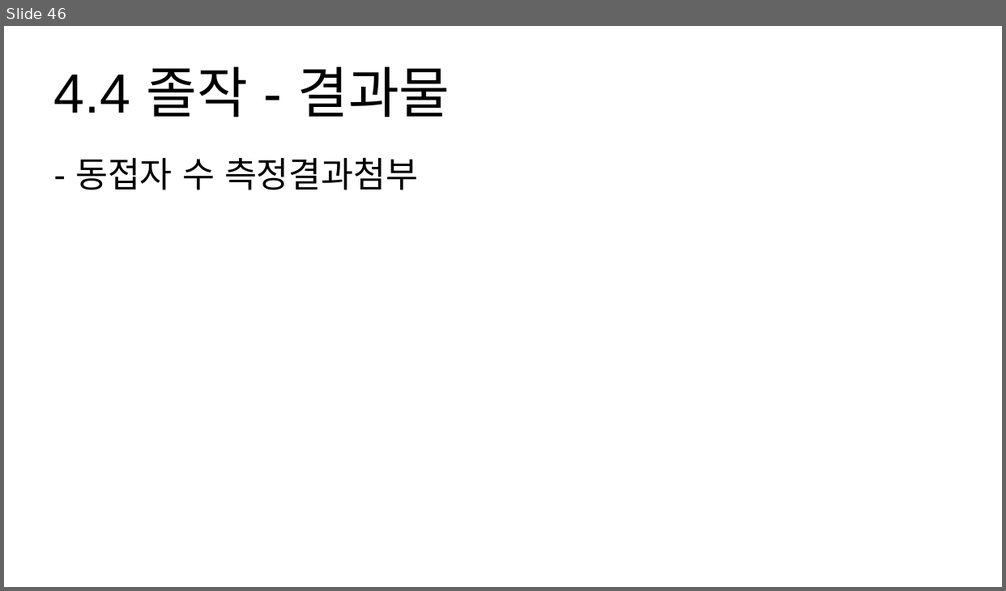
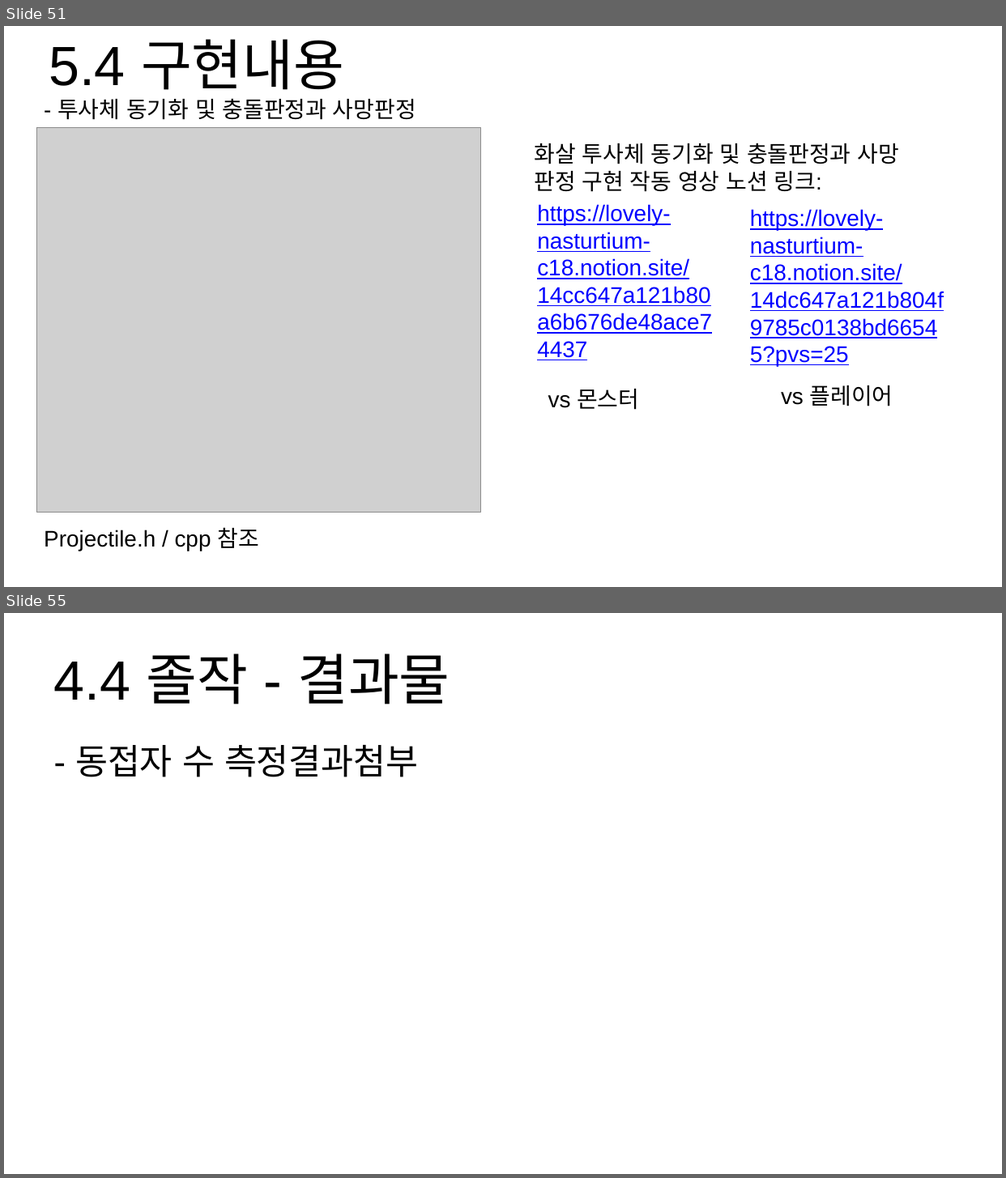
Before and after one commit to hypernagox/FYP_Evergreen, a slide deck: 포트폴리오/서버_최재혁/포트폴리오.pptx. Shown one above the other, each under a label of ours: slide 46 before the commit, slides 51 and 55 after it; the slides between them are not shown. The pictures are 1006x591 and 1006x1178 pixels, drawn with LibreOffice and Linux fonts; fonts in the diff are those of the drawing; grey boxes stand for pictures. Boxes give left, top, right and bottom in pixels: in the first picture for what was removed or moved away, otherwise in the second. Text is boxed around its words. In the diff, an @@ line names an element or a change of style, - is before the commit and + after.

```diff
--- a/포트폴리오/서버_최재혁/포트폴리오.pptx
+++ b/포트폴리오/서버_최재혁/포트폴리오.pptx
@@ slide 51 added at bbox=[4, 26, 1002, 587], background #FFFFFF @@
@@ title added at bbox=[49, 39, 344, 99], 44 pt, text #000000 @@
+5.4 구현내용
@@ text added at bbox=[57, 98, 416, 120], 18 pt, text #000000 @@
+- 투사체 동기화 및 충돌판정과 사망판정
@@ picture added at bbox=[37, 127, 481, 512] @@
@@ text added at bbox=[535, 143, 898, 192], 18 pt, text #000000 @@
+화살 투사체 동기화 및 충돌판정과 사망 판정 구현 작동 영상 노션 링크:
@@ text added at bbox=[537, 204, 689, 280], 18 pt, text #0000FF, underline @@
+https://lovely-nasturtium-c18.notion.site/14cc647a121b80a6b676de48ace74437
@@ text added at bbox=[750, 209, 902, 366], 18 pt, text #0000FF, underline @@
+https://lovely-nasturtium-c18.notion.site/14dc647a121b804f9785c0138bd66545?pvs=25
@@ text added at bbox=[548, 389, 639, 410], 18 pt, text #000000 @@
+vs 몬스터
@@ text added at bbox=[781, 386, 893, 407], 18 pt, text #000000 @@
+vs 플레이어
@@ text added at bbox=[44, 527, 258, 551], 18 pt, text #000000 @@
+Projectile.h / cpp 참조
@@ what was slide 46 is now slide 55 @@
```
Also in this commit, not shown: 2 slides changed, 8 other slides added.
